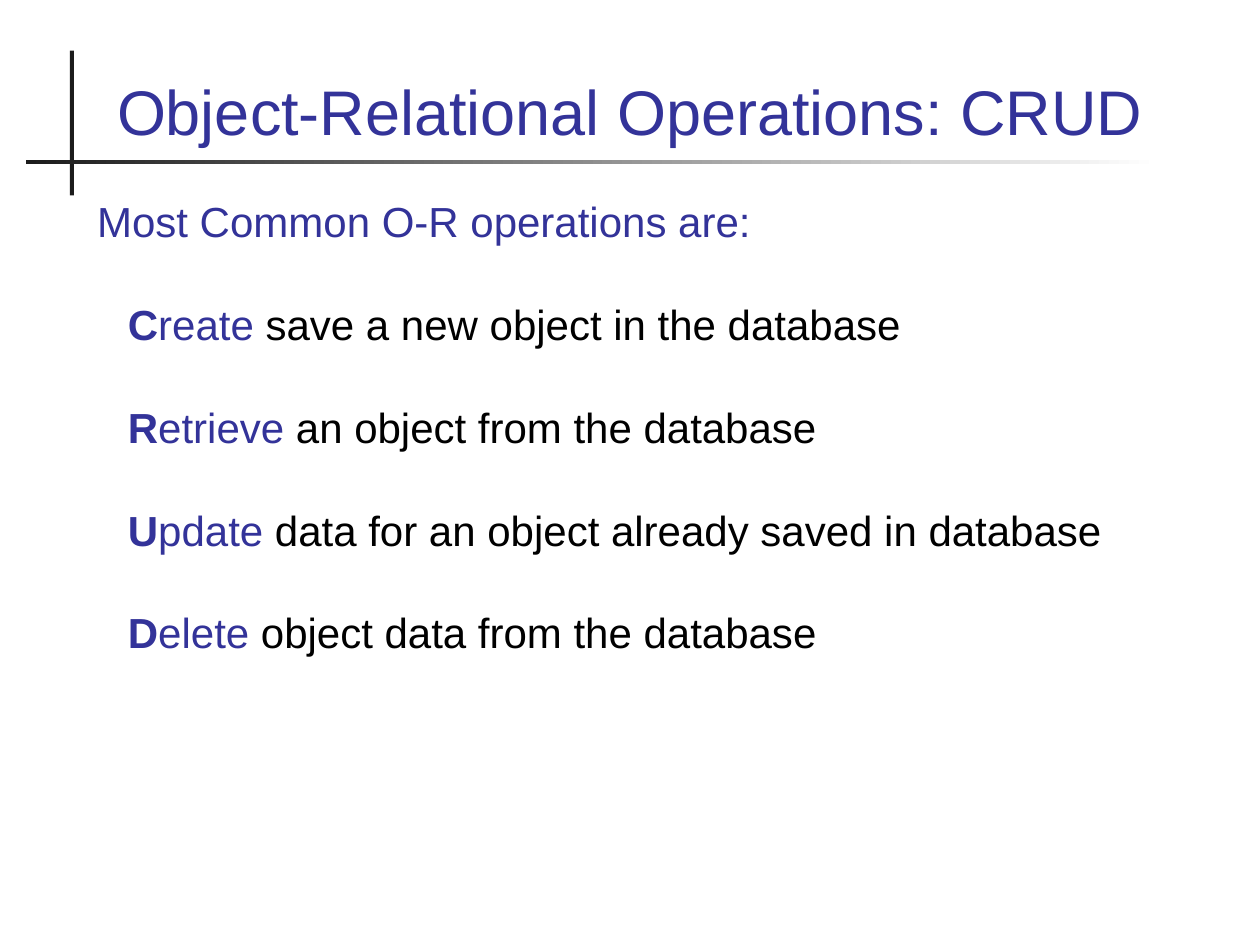
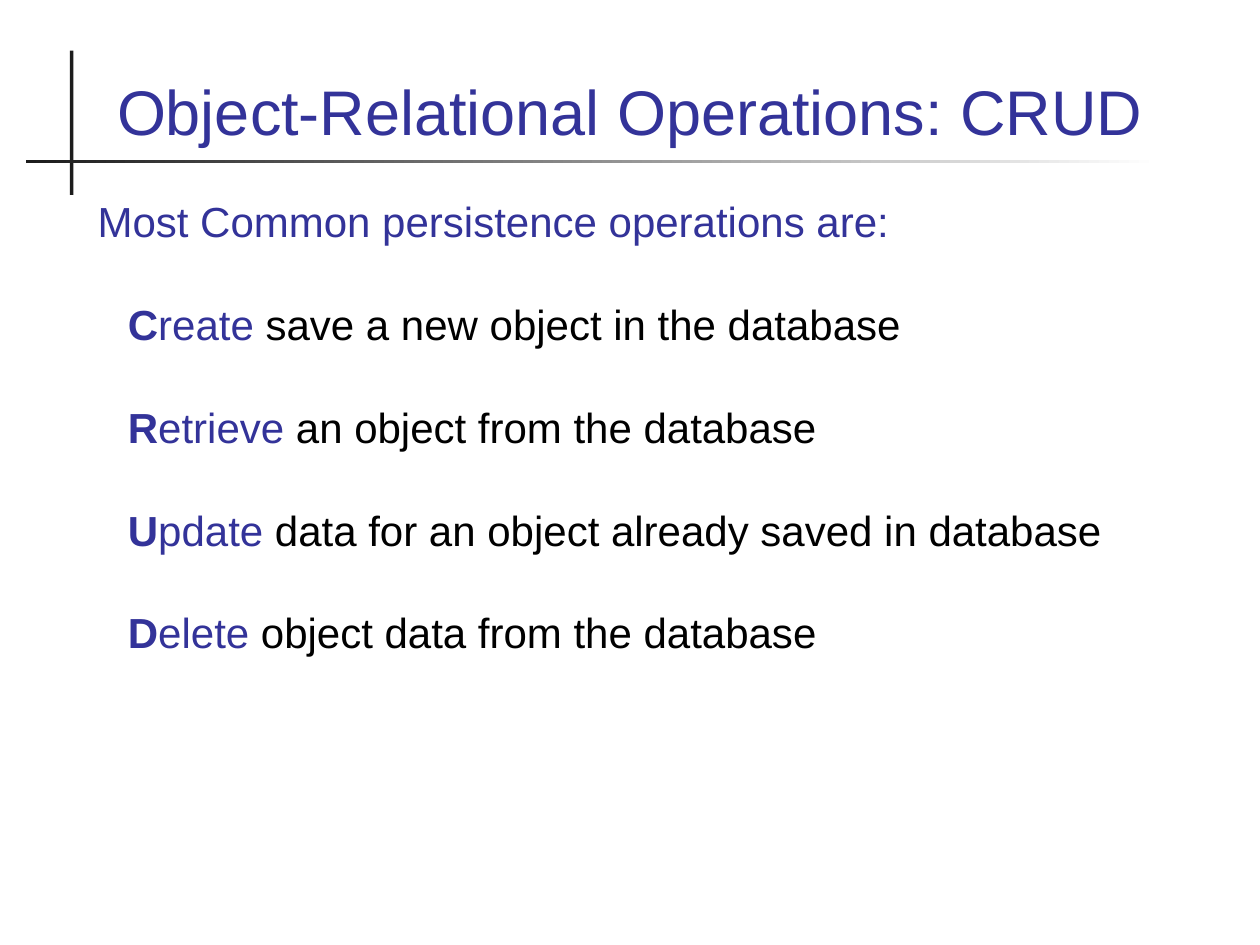
Before and after one commit to cpske/ISP, a slide deck: slide 11 of database/Persistence-and-ORM.ppt. Drawn at 1260x945 pixels with LibreOffice and Linux fonts; fonts in the diff are those of the drawing. Boxes give left, top, right and bottom in pixels: in the first picture for what was removed or moved away, otherwise in the second. Text is boxed around its words. In the diff, an @@ line names an element or a change of style, - is before the commit and + after.

```diff
--- a/database/Persistence-and-ORM.ppt
+++ b/database/Persistence-and-ORM.ppt
@@ text at [98,206,888,245]: text changed @@
-Most Common O-R operations are:
+Most Common persistence operations are:
```
Also in this commit, not shown: 14 other slides changed, 3 slides added, 1 slide removed, 3 other files.
